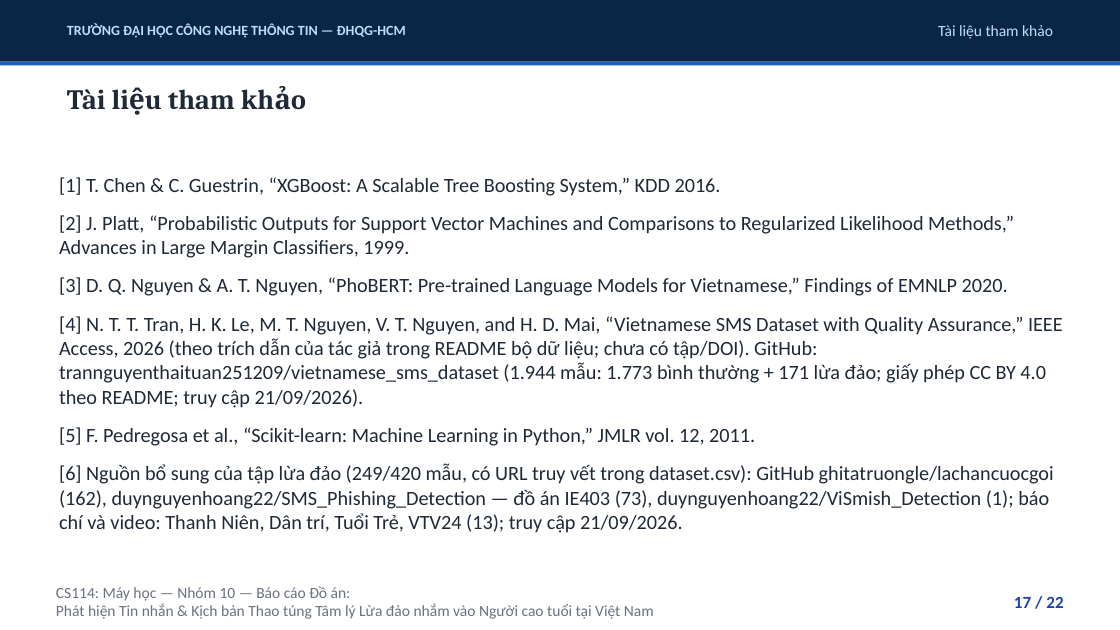
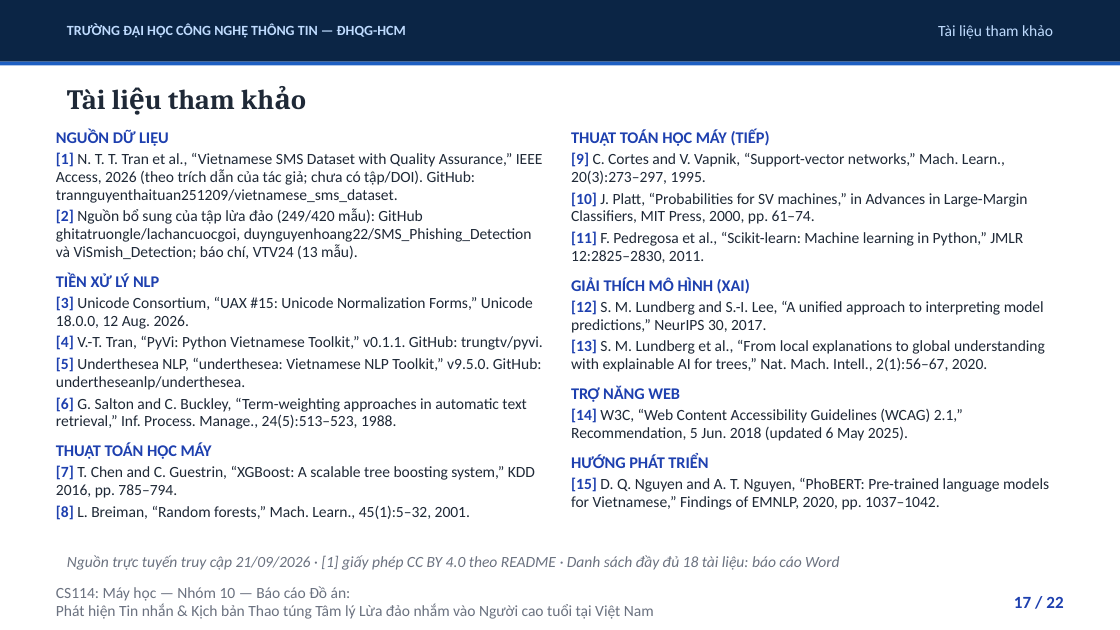
Before and after one commit to uit-25730067-chithanh/CS114-Team10-Elderly-Scam-Detection, a slide deck: slide 17 of draft/scam-detection/reports/slides/phase09_presentation.pptx. Drawn at 1120x630 pixels with LibreOffice and Linux fonts; fonts in the diff are those of the drawing. Boxes give left, top, right and bottom in pixels: in the first picture for what was removed or moved away, otherwise in the second. Text is boxed around its words. In the diff, an @@ line names an element or a change of style, - is before the commit and + after.

```diff
--- a/draft/scam-detection/reports/slides/phase09_presentation.pptx
+++ b/draft/scam-detection/reports/slides/phase09_presentation.pptx
@@ text at (x1=56, y1=130, x2=543, y2=520): text changed; size 13 to 10 pt @@
-[1] T. Chen & C. Guestrin, “XGBoost: A Scalable Tree Boosting System,” KDD 2016.
-[2] J. Platt, “Probabilistic Outputs for Support Vector Machines and Comparisons to Regularized Likelihood Methods,” Advances in Large Margin Classifiers, 1999.
-[3] D. Q. Nguyen & A. T. Nguyen, “PhoBERT: Pre-trained Language Models for Vietnamese,” Findings of EMNLP 2020.
-[4] N. T. T. Tran, H. K. Le, M. T. Nguyen, V. T. Nguyen, and H. D. Mai, “Vietnamese SMS Dataset with Quality Assurance,” IEEE Access, 2026 (theo trích dẫn của tác giả trong README bộ dữ liệu; chưa có tập/DOI). GitHub: trannguyenthaituan251209/vietnamese_sms_dataset (1.944 mẫu: 1.773 bình thường + 171 lừa đảo; giấy phép CC BY 4.0 theo README; truy cập 21/09/2026).
-[5] F. Pedregosa et al., “Scikit-learn: Machine Learning in Python,” JMLR vol. 12, 2011.
-[6] Nguồn bổ sung của tập lừa đảo (249/420 mẫu, có URL truy vết trong dataset.csv): GitHub ghitatruongle/lachancuocgoi (162), duynguyenhoang22/SMS_Phishing_Detection — đồ án IE403 (73), duynguyenhoang22/ViSmish_Detection (1); báo chí và video: Thanh Niên, Dân trí, Tuổi Trẻ, VTV24 (13); truy cập 21/09/2026.
+NGUỒN DỮ LIỆU
+[1] N. T. T. Tran et al., “Vietnamese SMS Dataset with Quality Assurance,” IEEE Access, 2026 (theo trích dẫn của tác giả; chưa có tập/DOI). GitHub: trannguyenthaituan251209/vietnamese_sms_dataset.
+[2] Nguồn bổ sung của tập lừa đảo (249/420 mẫu): GitHub ghitatruongle/lachancuocgoi, duynguyenhoang22/SMS_Phishing_Detection và ViSmish_Detection; báo chí, VTV24 (13 mẫu).
+TIỀN XỬ LÝ NLP
+[3] Unicode Consortium, “UAX #15: Unicode Normalization Forms,” Unicode 18.0.0, 12 Aug. 2026.
+[4] V.-T. Tran, “PyVi: Python Vietnamese Toolkit,” v0.1.1. GitHub: trungtv/pyvi.
+[5] Underthesea NLP, “underthesea: Vietnamese NLP Toolkit,” v9.5.0. GitHub: undertheseanlp/underthesea.
+[6] G. Salton and C. Buckley, “Term-weighting approaches in automatic text retrieval,” Inf. Process. Manage., 24(5):513–523, 1988.
+THUẬT TOÁN HỌC MÁY
+[7] T. Chen and C. Guestrin, “XGBoost: A scalable tree boosting system,” KDD 2016, pp. 785–794.
+[8] L. Breiman, “Random forests,” Mach. Learn., 45(1):5–32, 2001.
@@ text "NGUỒN DỮ LIỆU" at (x1=56, y1=130, x2=543, y2=520): vertical alignment middle to top @@
@@ text added at (x1=571, y1=130, x2=1049, y2=510), 10 pt, text #1F2937 @@
+THUẬT TOÁN HỌC MÁY (TIẾP)
+[9] C. Cortes and V. Vapnik, “Support-vector networks,” Mach. Learn., 20(3):273–297, 1995.
+[10] J. Platt, “Probabilities for SV machines,” in Advances in Large-Margin Classifiers, MIT Press, 2000, pp. 61–74.
+[11] F. Pedregosa et al., “Scikit-learn: Machine learning in Python,” JMLR 12:2825–2830, 2011.
+GIẢI THÍCH MÔ HÌNH (XAI)
+[12] S. M. Lundberg and S.-I. Lee, “A unified approach to interpreting model predictions,” NeurIPS 30, 2017.
+[13] S. M. Lundberg et al., “From local explanations to global understanding with explainable AI for trees,” Nat. Mach. Intell., 2(1):56–67, 2020.
+TRỢ NĂNG WEB
+[14] W3C, “Web Content Accessibility Guidelines (WCAG) 2.1,” Recommendation, 5 Jun. 2018 (updated 6 May 2025).
+HƯỚNG PHÁT TRIỂN
+[15] D. Q. Nguyen and A. T. Nguyen, “PhoBERT: Pre-trained language models for Vietnamese,” Findings of EMNLP, 2020, pp. 1037–1042.
@@ text added at (x1=67, y1=555, x2=839, y2=570), 10 pt, text #6B7280, italic @@
+Nguồn trực tuyến truy cập 21/09/2026 · [1] giấy phép CC BY 4.0 theo README · Danh sách đầy đủ 18 tài liệu: báo cáo Word
```
Also in this commit, not shown: 7 other slides changed, 1 other file.
